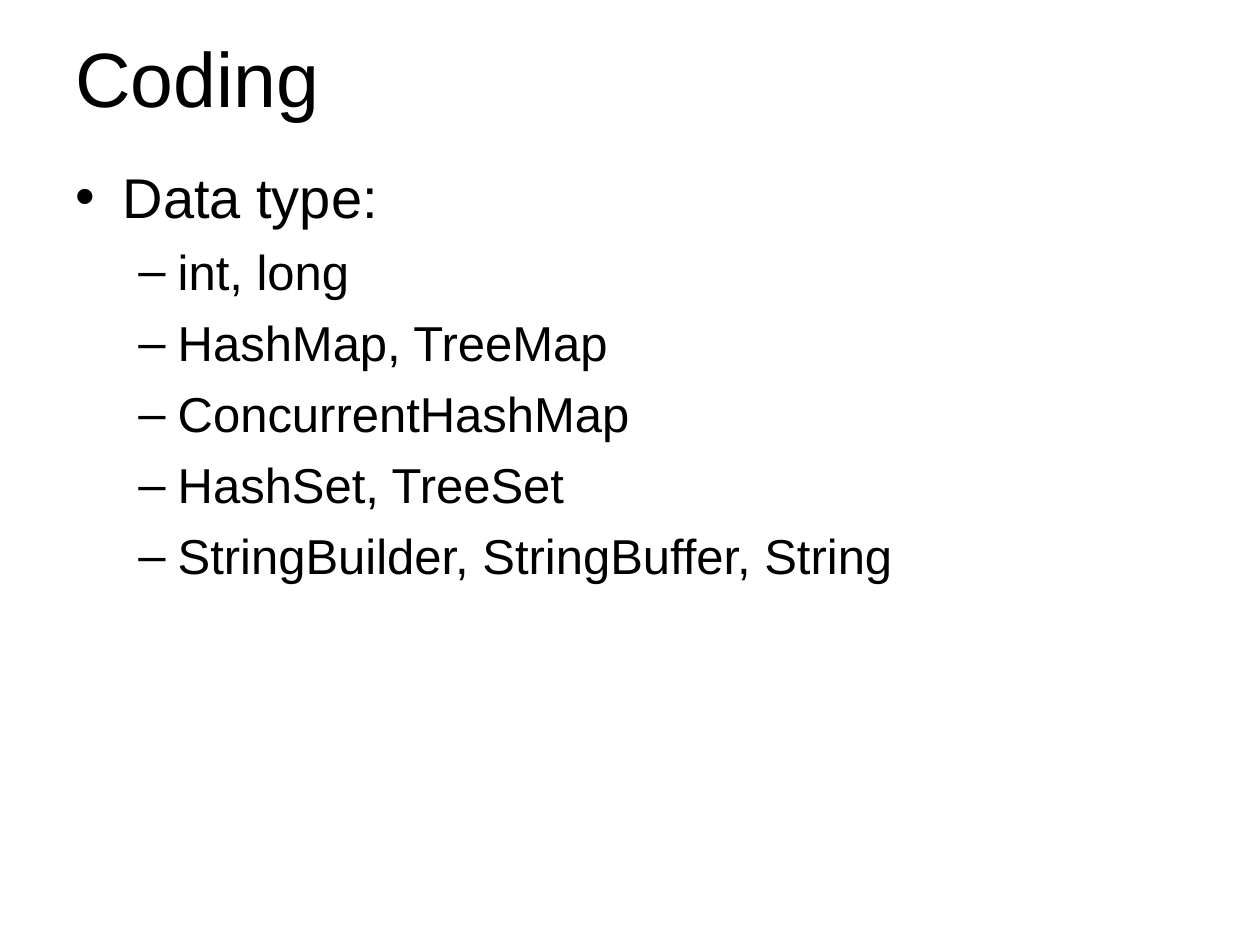
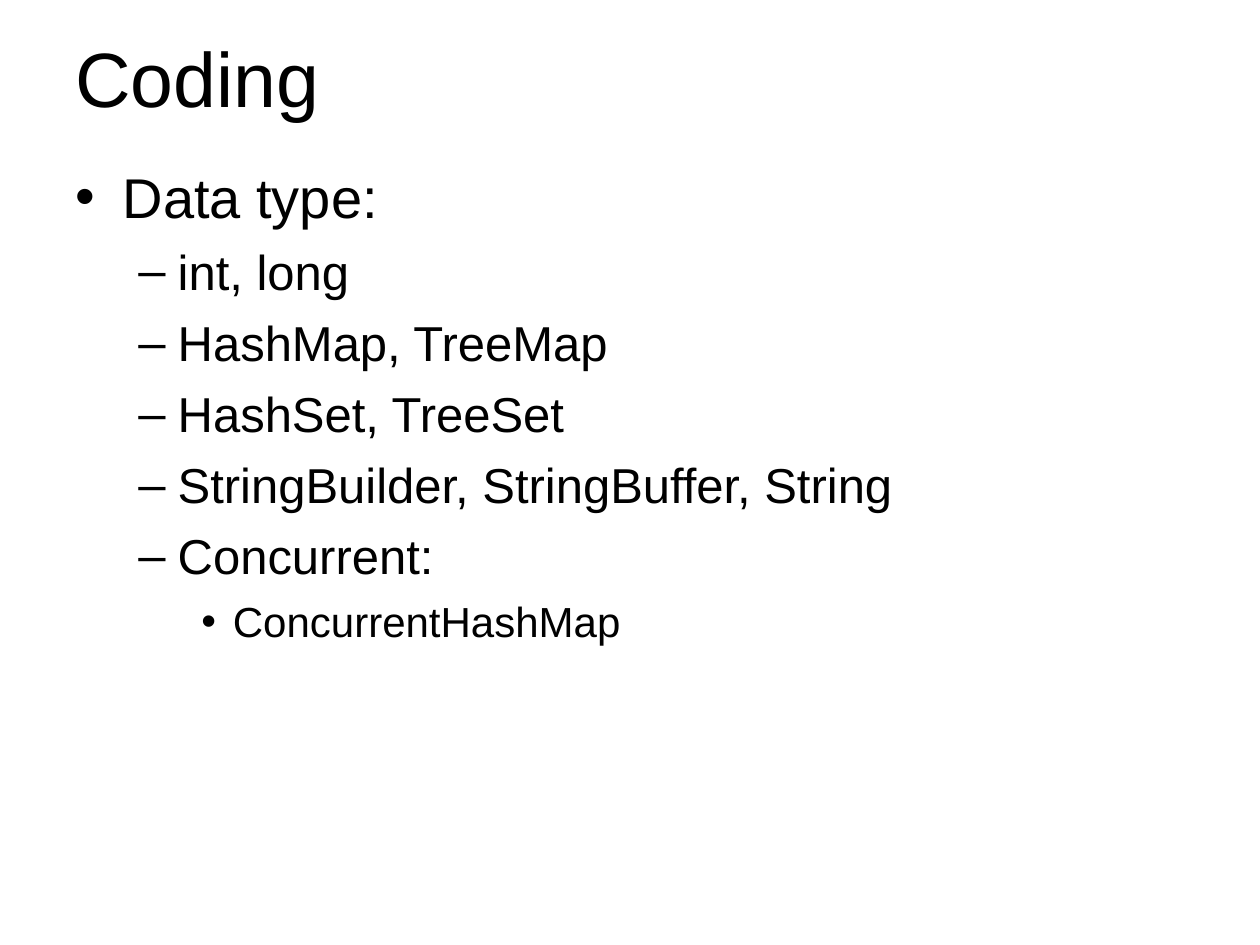
Before and after one commit to Wang-Ray/notes, a slide deck: slide 26 of Architect.ppt. Drawn at 1260x945 pixels with LibreOffice and Linux fonts; fonts in the diff are those of the drawing; background and template pictures are left out. Boxes give left, top, right and bottom in pixels: in the first picture for what was removed or moved away, otherwise in the second. Text is boxed around its words. In the diff, an @@ line names an element or a change of style, - is before the commit and + after.

```diff
--- a/Architect.ppt
+++ b/Architect.ppt
@@ text at [178, 396, 630, 442]: paragraph removed @@
-  – ConcurrentHashMap
@@ text at [178, 539, 621, 645]: paragraphs added @@
+  – Concurrent:
+    • ConcurrentHashMap
```
Also in this commit, not shown: 4 other slides changed, 1 slide removed, 1 other file.
